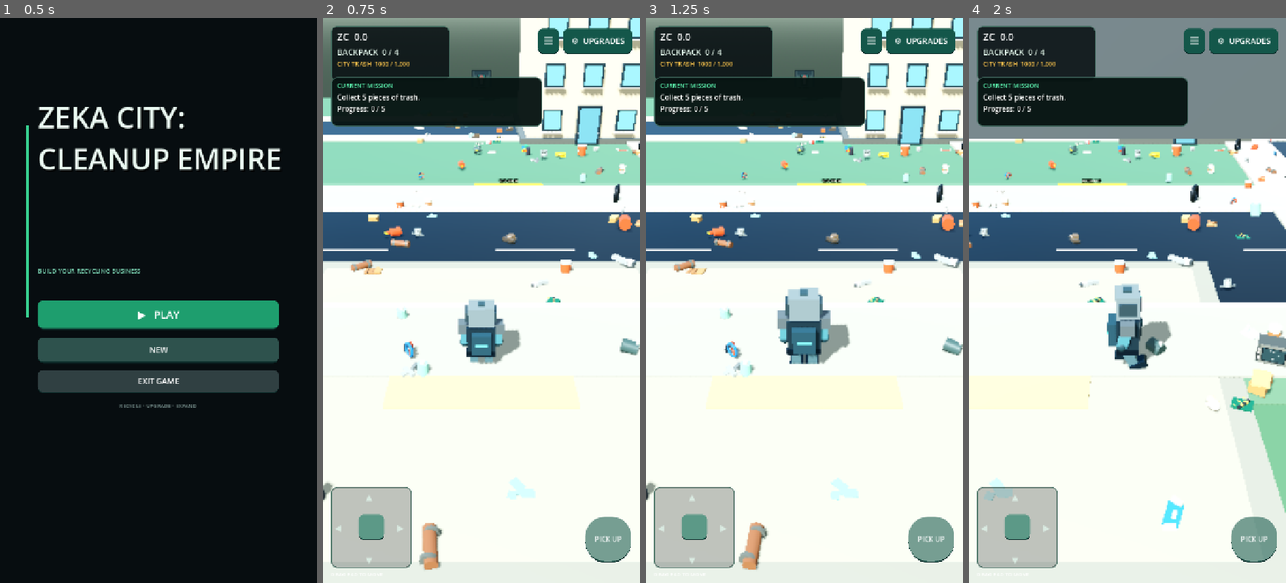
Above: before the commit, frames 1-4 (left to right).
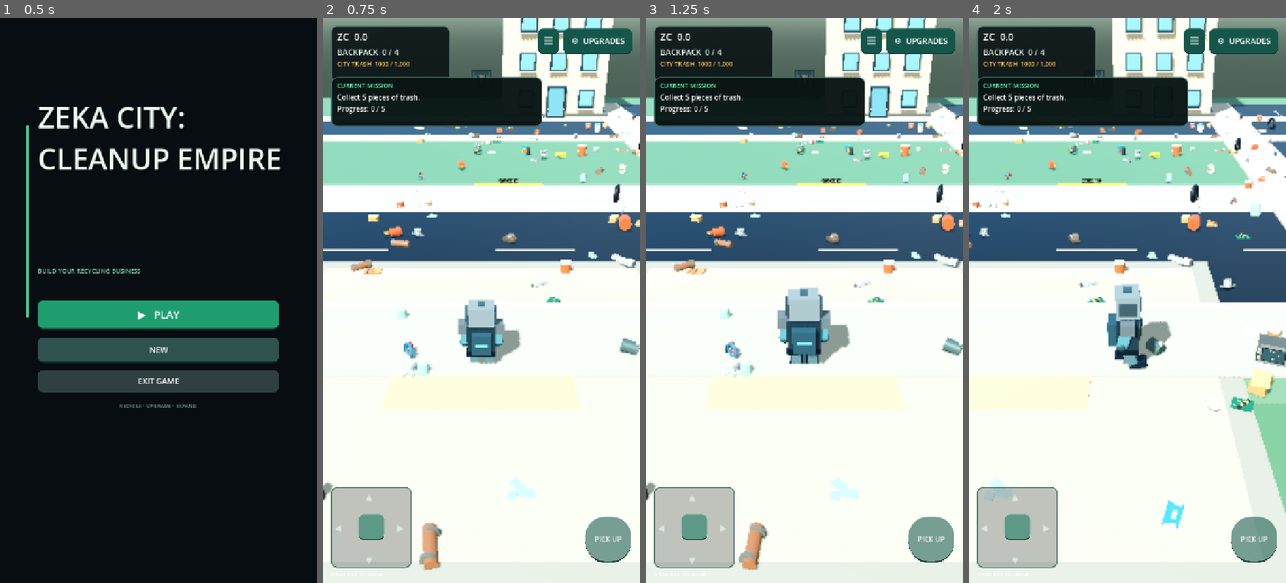
Above: after the commit, the same moments.

Repository: zekainstabot/trash-empire
Game: Godot game, scene res://Scenes/Main.tscn
The game is run twice, just before and just after one commit, with the same random seed, the same clock (stepped at 60 frames per second) and the same inputs.
Inputs (mouse positions are in pixels of both pictures, inside the frame that each line leads up to):
- Up to frame 1 (0.5 s): no input
- Up to frame 2 (0.75 s): click "▶ PLAY" at 0.5 s
- Up to frame 3 (1.25 s): no input
- Up to frame 4 (2 s): move the mouse to (1197, 272) at 1.27 s; hold D (move_right) from 1.28 s (still down); click (1197, 272) at 1.42 s

Frame 1 is identical in both runs. In frame 2, 5.8% of the frame differs, in the area x 56-100%, y 0-23%; in frame 3, 5.8%; in frame 4, 10%, in the area x 0-100%, y 0-23%.

Commit message:
Position city blocks behind sidewalks and clear road lanes

Diff:
--- a/Scripts/main.gd
+++ b/Scripts/main.gd
@@ -320,14 +320,14 @@
 
 	# Residential and civic buildings are arranged as real blocks, leaving clear
 	# pedestrian routes and keeping the four sorting-station plots unobstructed.
-	_build_city_block_building(Vector3(7.0, 0.0, -22.0), "APARTMENTS", Color(0.72, 0.67, 0.56), 3, 8.0)
-	_build_city_block_building(Vector3(40.0, 0.0, -22.0), "CITY HALL", Color(0.70, 0.73, 0.68), 2, 10.0)
-	_build_city_block_building(Vector3(72.0, 0.0, -22.0), "LIBRARY", Color(0.70, 0.57, 0.43), 2, 8.0)
-	_build_city_block_building(Vector3(99.0, 0.0, -22.0), "CLINIC", Color(0.73, 0.76, 0.72), 2, 7.0)
-	_build_city_block_building(Vector3(7.0, 0.0, 22.0), "RESIDENCES", Color(0.67, 0.70, 0.73), 3, 8.5)
-	_build_city_block_building(Vector3(40.0, 0.0, 22.0), "SCHOOL", Color(0.76, 0.66, 0.48), 2, 7.0)
-	_build_city_block_building(Vector3(72.0, 0.0, 22.0), "FIRE STATION", Color(0.68, 0.43, 0.37), 2, 7.0)
-	_build_city_block_building(Vector3(99.0, 0.0, 22.0), "SUPERMARKET", Color(0.52, 0.66, 0.58), 1, 6.0)
+	_build_city_block_building(Vector3(6.0, 0.0, -31.0), "APARTMENTS", Color(0.72, 0.67, 0.56), 3, 8.0)
+	_build_city_block_building(Vector3(38.0, 0.0, -31.0), "CITY HALL", Color(0.70, 0.73, 0.68), 2, 10.0)
+	_build_city_block_building(Vector3(70.0, 0.0, -31.0), "LIBRARY", Color(0.70, 0.57, 0.43), 2, 8.0)
+	_build_city_block_building(Vector3(96.0, 0.0, -31.0), "CLINIC", Color(0.73, 0.76, 0.72), 2, 7.0)
+	_build_city_block_building(Vector3(6.0, 0.0, 31.0), "RESIDENCES", Color(0.67, 0.70, 0.73), 3, 8.5)
+	_build_city_block_building(Vector3(38.0, 0.0, 31.0), "SCHOOL", Color(0.76, 0.66, 0.48), 2, 7.0)
+	_build_city_block_building(Vector3(70.0, 0.0, 31.0), "FIRE STATION", Color(0.68, 0.43, 0.37), 2, 7.0)
+	_build_city_block_building(Vector3(96.0, 0.0, 31.0), "SUPERMARKET", Color(0.52, 0.66, 0.58), 1, 6.0)
 
 	# A proper public park occupies the open civic block, with paths and seating.
 	_box("CityParkLawn", Vector3(70.0, 0.055, 11.5), Vector3(19.0, 0.11, 12.0), Color(0.25, 0.48, 0.27), false)
